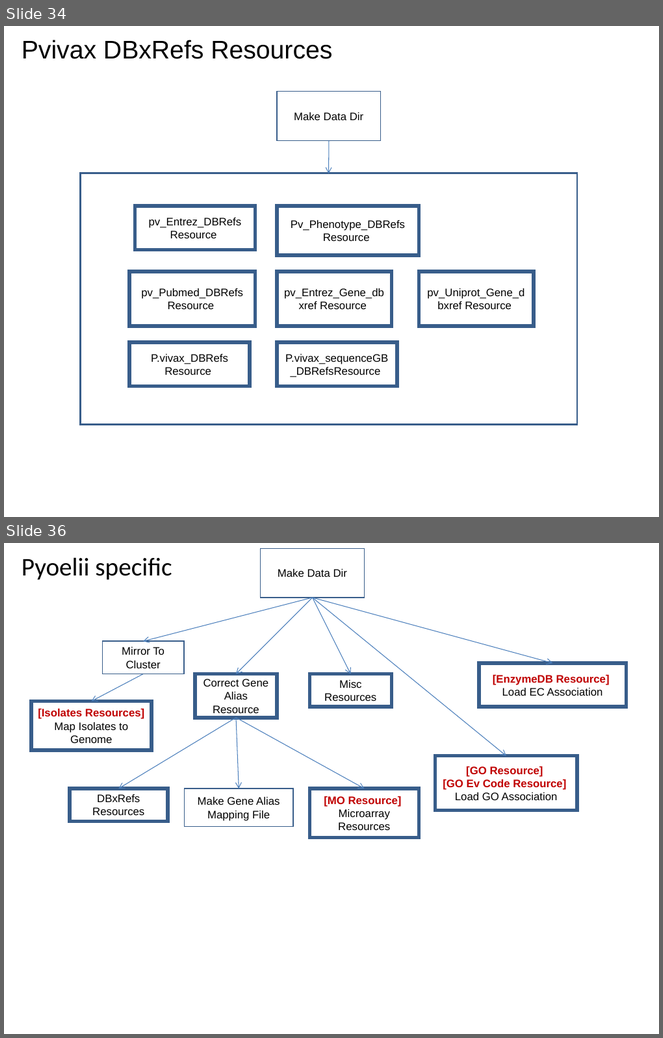
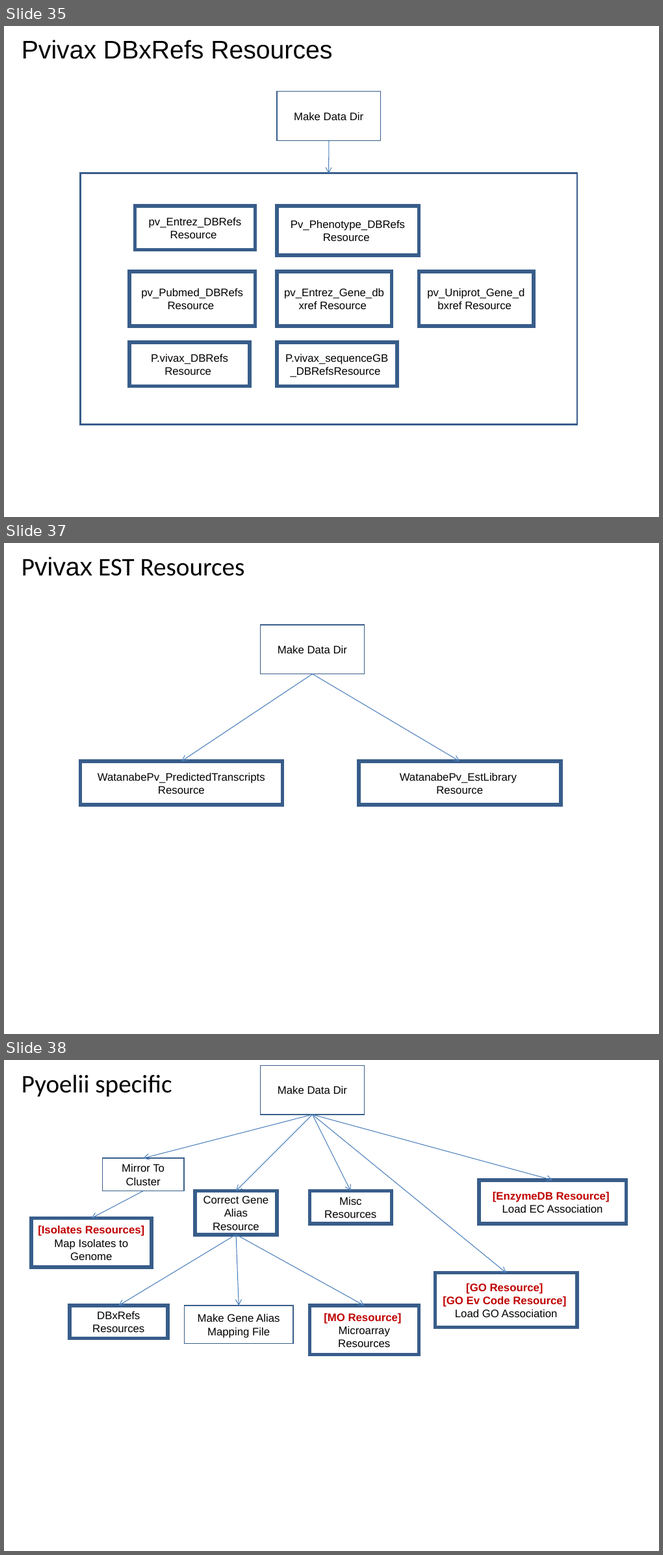
Before and after one commit to VEuPathDB/ApiCommonWorkflow, a slide deck: Main/doc/IntegratedWorkflow.ppt. Shown one above the other, each under a label of ours: slides 34 and 36 before the commit, slides 35, 37 and 38 after it; the slides between them are not shown. The pictures are 663x1038 and 663x1555 pixels, drawn with LibreOffice and Linux fonts; fonts in the diff are those of the drawing. Boxes give left, top, right and bottom in pixels: in the first picture for what was removed or moved away, otherwise in the second. Text is boxed around its words. In the diff, an @@ line names an element or a change of style, - is before the commit and + after.

```diff
--- a/Main/doc/IntegratedWorkflow.ppt
+++ b/Main/doc/IntegratedWorkflow.ppt
@@ slide 37 added at [4,543,659,1034], background #FFFFFF @@
@@ title added at [22,557,245,576], 28 pt, text #000000 @@
+Pvivax EST Resources
@@ rectangle added at [261,625,364,674], outline #385D8A 0.99 pt, 12 pt, text #000000 @@
+Make Data Dir
@@ arrow added from (313, 674) to (181, 761), #4A7EBB 0.74 pt @@
@@ arrow added from (313, 674) to (460, 761), #4A7EBB 0.74 pt @@
@@ rectangle added at [81,761,282,805], outline #385D8A 4 pt, 12 pt, text #000000 @@
+WatanabePv_PredictedTranscripts Resource
@@ rectangle added at [359,761,561,805], outline #385D8A 4 pt, 12 pt, text #000000 @@
+WatanabePv_EstLibrary
+Resource
@@ what was slide 34 is now slide 35 @@
@@ what was slide 36 is now slide 38 @@
```
Also in this commit, not shown: 7 slides changed, 2 other slides added.
